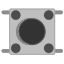
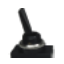
Two versions of the same layered image (w=64, h=64). Layer-by-layer changes:
added group "flick_switch" with 2 layers above "button" over [8, 8, 55, 58]
added layer "Layer 4" in group "flick_switch" over [8, 8, 55, 58]
moved "Layer 3" into group "button" over [18, 18, 32, 45]
moved "Layer 2" into group "button" over [32, 18, 46, 45]
moved "Layer 1" into group "button" over [1, 8, 63, 55]
